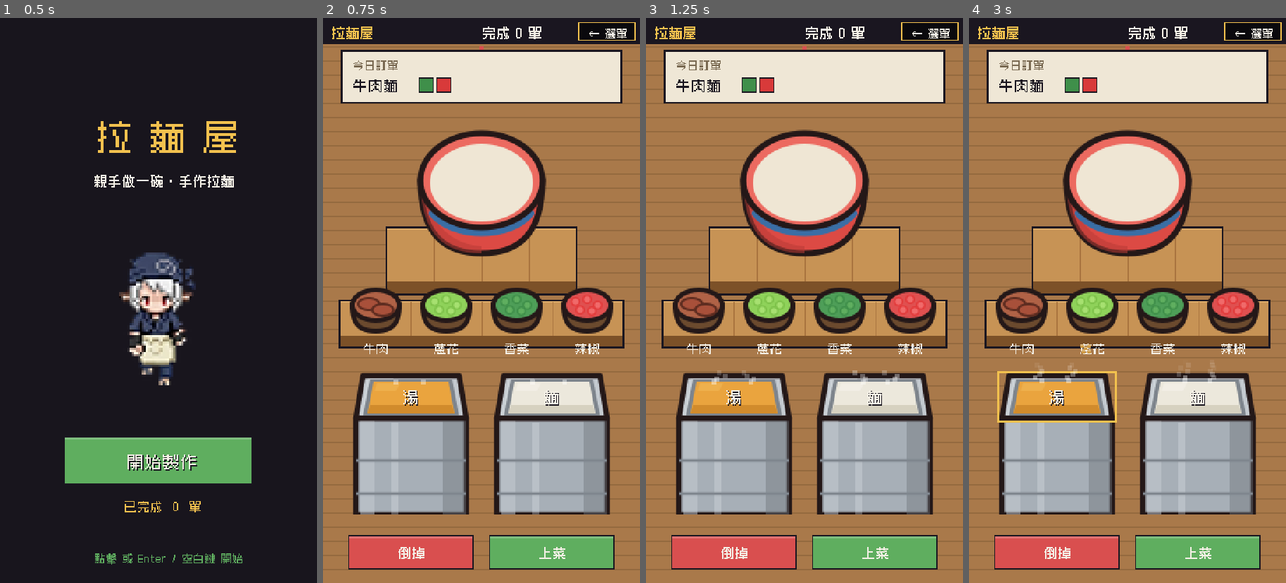
Above: before the commit, frames 1-4 (left to right).
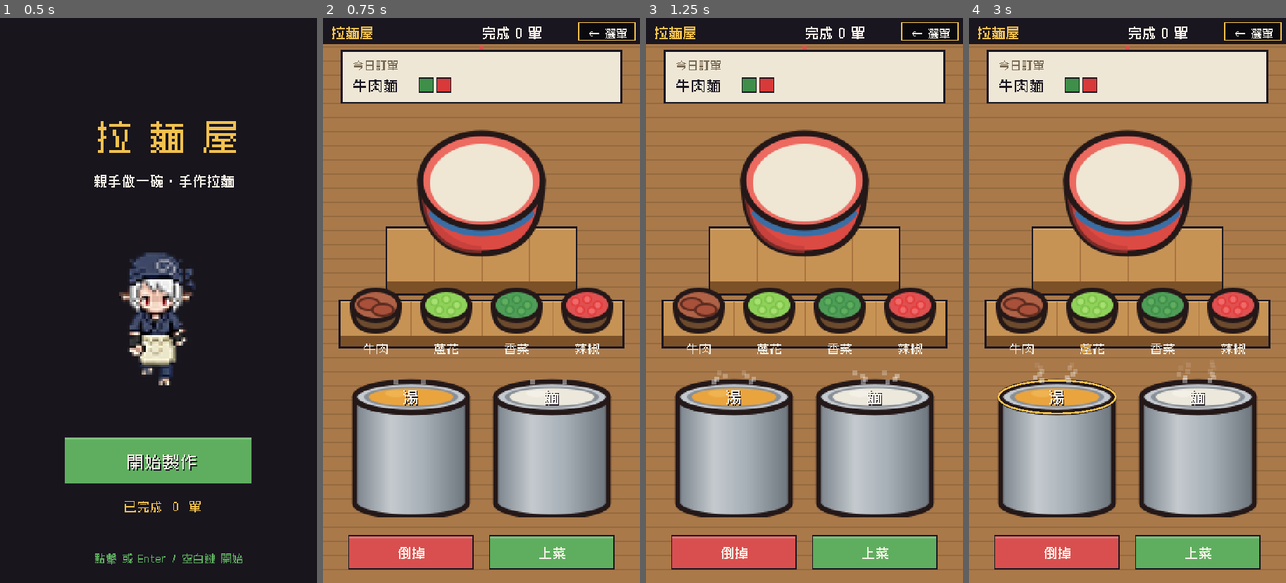
Above: after the commit, the same moments.

Repository: meloalright/ramen-ya
Game: Godot game, scene res://scenes/Menu.tscn
Same seed, same stepped clock (60 frames per second), same inputs: the game is played once before the commit and once after it.
Inputs (mouse positions are in pixels of both pictures, inside the frame that each line leads up to):
- Up to frame 1 (0.5 s): no input
- Up to frame 2 (0.75 s): tap Enter at 0.5 s; move the mouse to (551, 272) at 0.52 s; hold D from 0.53 s (still down); tap M at 0.6 s; click (551, 272) at 0.67 s
- Up to frame 3 (1.25 s): keep holding D; tap Space at 0.77 s
- Up to frame 4 (3 s): release D at 1.25 s; drag from (1064, 328) to (1111, 413) at 1.27 s; move the mouse to (1159, 176) at 2.02 s; hold D 2.03-2.75 s; tap Enter at 2.1 s; drag from (1111, 413) to (1032, 215) at 2.77 s

Frame 1 is identical in both runs. In frame 2, 8.4% of the frame differs, in the area x 8-92%, y 62-89%; in frame 3, 8.4%; in frame 4, 8.6%.

Commit message:
feat(cook): make the pots smooth round cylinders with undecorated walls
Redrew the pots as cylinders (round elliptical mouth + curved bottom) instead
of square columns, and replaced the banded/blocky wall shading with a single
smooth left-to-right metal gradient so the side walls carry no decoration.
Round rim, ellipse lit ring, flatter noodle-nest to match.

Co-Authored-By: Claude Opus 4.8 (1M context) <noreply@anthropic.com>

Diff:
--- a/scripts/Main.gd
+++ b/scripts/Main.gd
@@ -31,7 +31,7 @@
 const BOWL_HIT_RY := 44.0
 
 # big pans: the sprite's liquid surface sits VAT_OPEN_Y down from its top
-const VAT_OPEN_Y := 32.0
+const VAT_OPEN_Y := 30.0
 
 # ---- game states ----------------------------------------------------
 enum State { TITLE, PLAY, OVER }
@@ -826,8 +826,8 @@
 func _draw_noodle_nest(ctr: Vector2) -> void:
 	var cream := Color("efe6cf")
 	var cream_d := Color("d6cbab")
-	var rx := 21.0
-	var ry := 8.0
+	var rx := 24.0
+	var ry := 6.0
 	var pts := PackedVector2Array()
 	var pts2 := PackedVector2Array()
 	for i in range(22):
@@ -863,7 +863,7 @@
 		var lit: bool = (s.item == "soup" and held == "soup") \
 			or (s.item == "noodles" and (held == "noodles" or noodle_state == "cooking"))
 		if lit:
-			draw_rect(Rect2(c.x - 50, c.y - 21, 100, 42), COL_YELLOW, false, 2.0)
+			_draw_ellipse_ring(c, 50, 14, COL_YELLOW)
 		if s.item == "noodles" and noodle_state == "cooking":
 			_draw_boil_gauge(Vector2(177, 350))
 		# bold label on the broth / basket
Binary file changed: assets/cook/td_vat_noodle.png
Binary file changed: assets/cook/td_vat_soup.png
Not shown, changed: assets/cook/gen_svg.py
